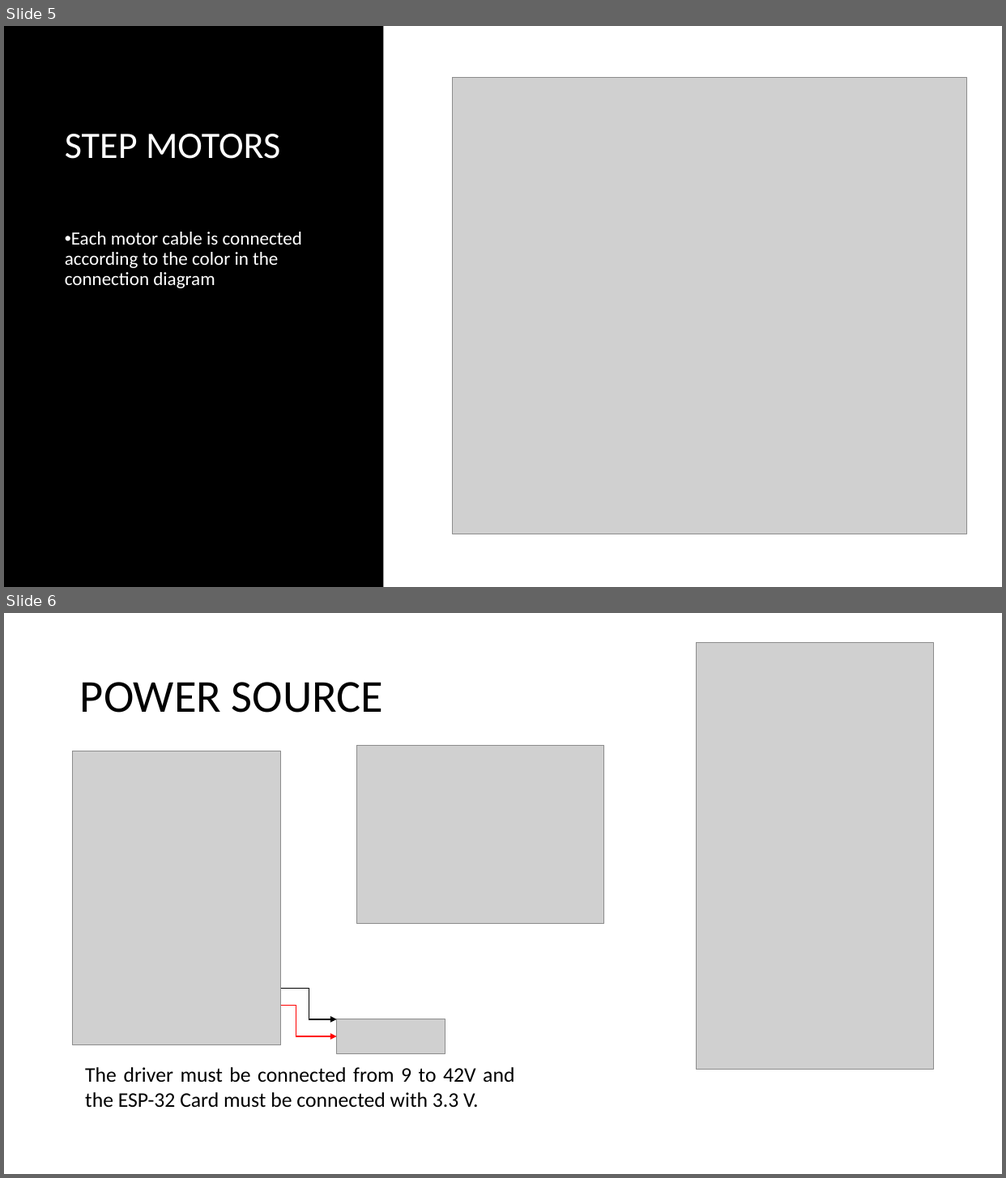
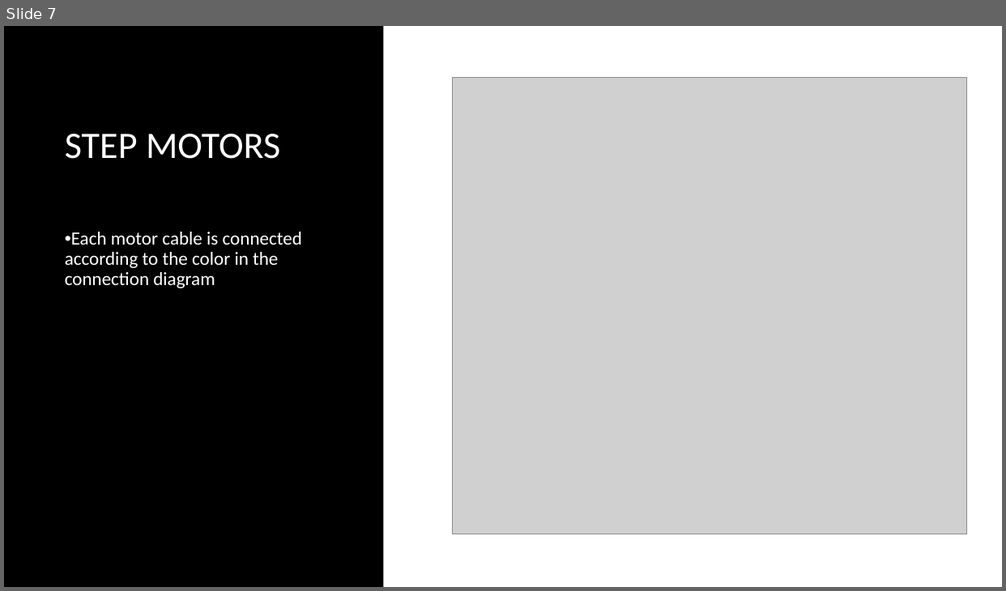
Before and after one commit to FreakJazz/ESP32-control-TB6600, a slide deck: connections/connections.pptx. Shown one above the other, each under a label of ours: slides 5 and 6 before the commit, slide 7 after it. The pictures are 1006x1178 and 1006x591 pixels, drawn with LibreOffice and Linux fonts; fonts in the diff are those of the drawing; grey boxes stand for pictures. Boxes give left, top, right and bottom in pixels: in the first picture for what was removed or moved away, otherwise in the second. Text is boxed around its words. In the diff, an @@ line names an element or a change of style, - is before the commit and + after.

```diff
--- a/connections/connections.pptx
+++ b/connections/connections.pptx
@@ slide 6 removed at <box>4,613,1002,1174</box>, background #FFFFFF @@
@@ picture removed at <box>696,643,933,1069</box> @@
@@ title removed at <box>80,682,383,713</box> @@
-POWER SOURCE
@@ picture removed at <box>73,752,281,1046</box> @@
@@ picture removed at <box>356,746,603,924</box> @@
@@ elbow arrow removed from (281, 988) to (336, 1020) @@
@@ elbow arrow removed from (281, 1005) to (336, 1037) @@
@@ picture removed at <box>336,1020,445,1054</box> @@
@@ text removed at <box>85,1067,514,1107</box> @@
-The driver must be connected from 9 to 42V and the ESP-32 Card must be connected with 3.3 V.
@@ what was slide 5 is now slide 7 @@
```
Also in this commit, not shown: 3 slides changed, 4 slides added, 2 other slides removed, 4 other files.
